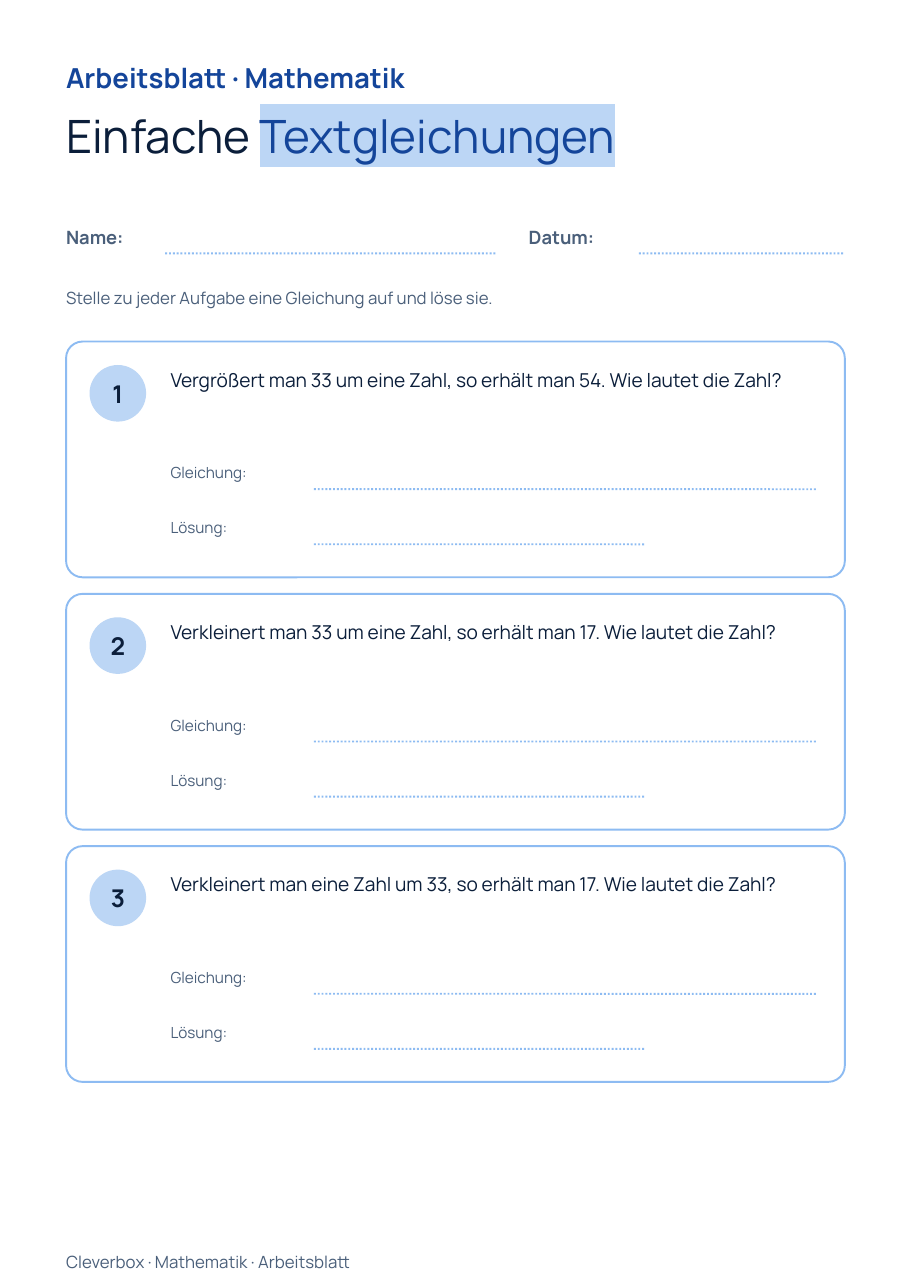
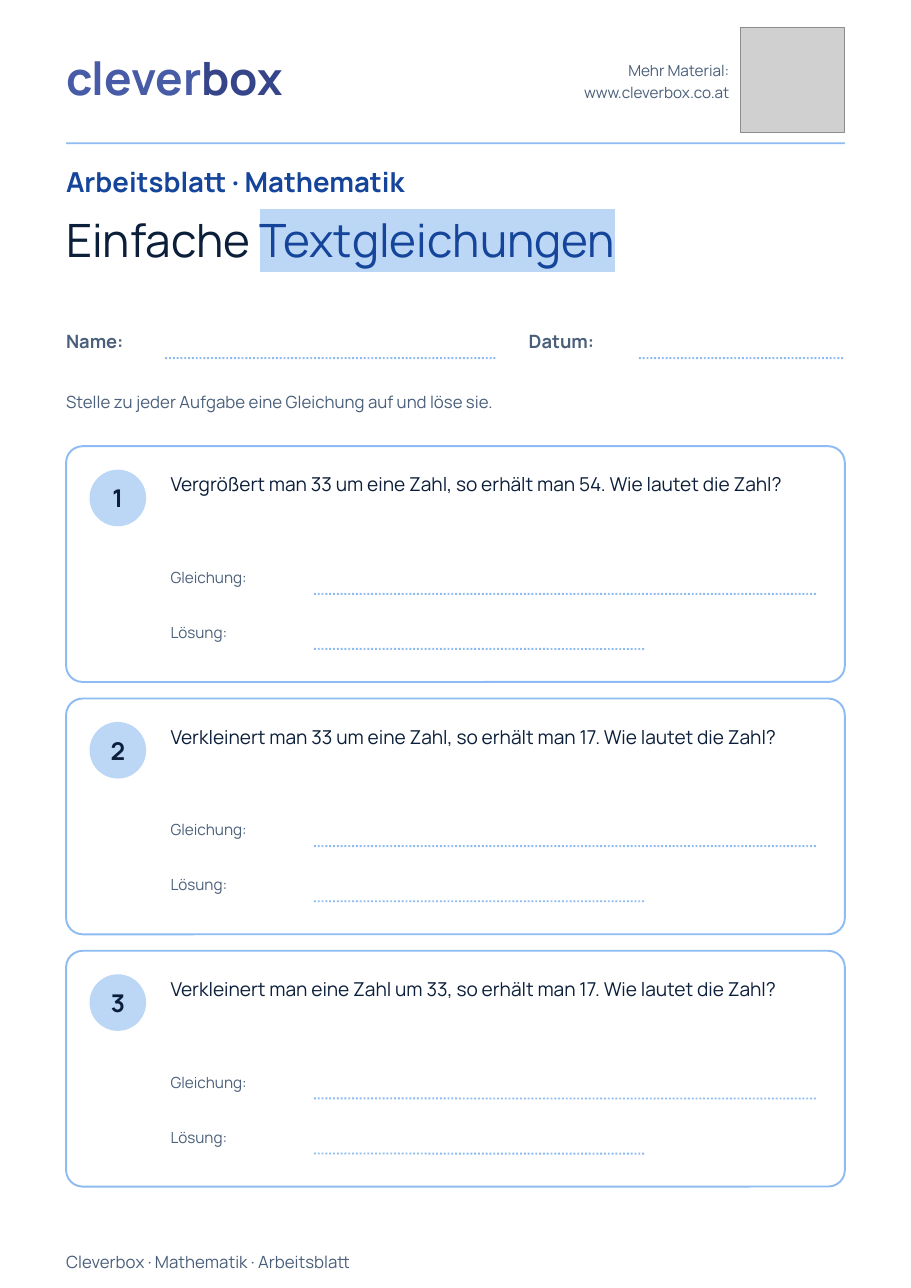
Before and after one commit to arminheske/claudecloud, a slide deck: slide 1 of videoslides/arbeitsblatt-textgleichungen-a4.pptx. Drawn at 911x1288 pixels with LibreOffice and Linux fonts; fonts in the diff are those of the drawing; grey boxes stand for pictures. Boxes give left, top, right and bottom in pixels: in the first picture for what was removed or moved away, otherwise in the second. Text is boxed around its words. In the diff, an @@ line names an element or a change of style, - is before the commit and + after.

```diff
--- a/videoslides/arbeitsblatt-textgleichungen-a4.pptx
+++ b/videoslides/arbeitsblatt-textgleichungen-a4.pptx
@@ picture added at (740,28,845,132) @@
@@ text added at (66,61,283,96), 30 pt, text #475BA6, bold @@
+cleverbox
@@ text added at (584,65,730,98), 10 pt, text #4A5F7A @@
+Mehr Material:
+www.cleverbox.co.at
@@ line added from (66, 143) to (845, 143), #8DBBF2 1.25 pt @@
@@ 17 texts, 8 lines, 3 rounded rectangles, 3 ellipses: place and size @@
-17 texts, 8 lines, 3 rounded rectangles, 3 ellipses at (66,67,845,1082)
+17 texts, 8 lines, 3 rounded rectangles, 3 ellipses at (66,171,845,1186)
```
Also in this commit, not shown: 4 other slides changed, 4 other files.
